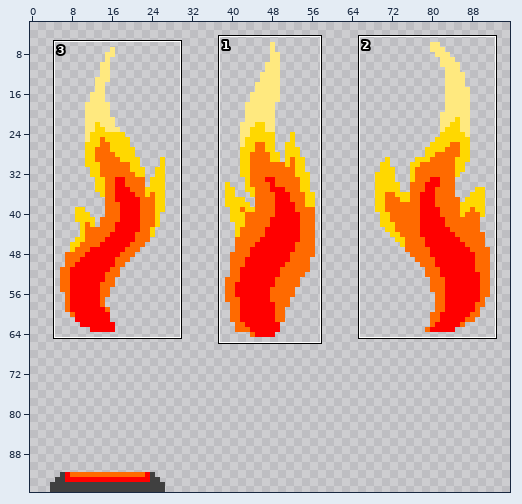
Two versions of one sprite sheet, Assets/Sprites/FireTrap.png. Above: a wide view before the commit, with the close-up outlined.
Close-up. Before the edit:
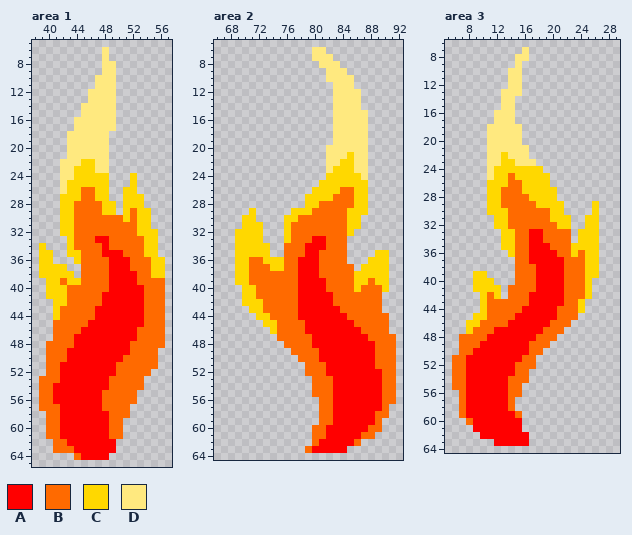
The file is 96x96 pixels. Colours within 5 levels of each other are drawn and written as one. Shown: area 1: x 38..57, y 5..65; area 2: x 66..92, y 5..64; area 3: x 5..29, y 6..64. The wide view leaves out empty margins. The commit also changed other parts of the picture, which this record leaves out.
Palette (. is transparent): A #ff0000  B #ff6a00  C #ffd800  D #ffe97f
Pixels before, area 1, first column x 39:
 6 .........D........
 7 .........D........
 8 .........DD.......
 9 .........DD.......
10 ........DDD.......
11 ........DDD.......
12 .......DDDD.......
13 .......DDDD.......
14 ......DDDDD.......
15 ......DDDDD.......
16 .....DDDDDD.......
17 .....DDDDDD.......
18 ....DDDDDD........
19 ....DDDDDD........
20 ....DDDDDD........
21 ....DDDDDD........
22 ...DDDCCDD........
23 ...DDCCCDD........
24 ...DDCCCCC...C....
25 ...DCCCCCC...C....
26 ...DCCBBCC..CC....
27 ...CCCBBCC..CCC...
28 ...CCBBBBCC.CCC...
29 ...CCBBBBCC.CBCC..
30 ...CCBBBBBBBCBCC..
31 ...CCBBBBBBBBBCC..
32 ...CCBBBBBBBBBCCC.
33 ....CBBBAABBBBBCC.
34 C...CBBBBABBBBBCC.
35 CC..CCBBBAAABBBCC.
36 CC...CBBBBAAABBBCC
37 CCCC..BBBBAAABBBCC
38 CCCCC.BBBBAAAABBCC
39 .CCBCCBBBBAAAABBBB
40 .CCCBBBBBBAAAAABBB
41 .CCCBBBBBAAAAAABBB
42 ..CCBBBBBAAAAAABBB
43 ..CBBBBBAAAAAAABBB
44 ..CBBBBBAAAAAAABBB
45 ..BBBBBAAAAAAAABBB
46 ..BBBBAAAAAAAABBBB
47 ..BBBAAAAAAAAABBBB
48 .BBBBAAAAAAAABBBBB
49 .BBBAAAAAAAAABBBB.
50 .BBBAAAAAAAABBBBB.
51 .BBAAAAAAAABBBBBB.
52 .BBAAAAAAAABBBBB..
53 BBBAAAAAAABBBBB...
54 BBAAAAAAAABBBBB...
55 BBAAAAAAABBBBB....
56 BBAAAAAAABBBBB....
57 BBBAAAAAABBBB.....
58 .BBAAAAAAABBB.....
59 .BBAAAAAAABB......
60 .BBAAAAAAABB......
61 .BBAAAAAAABB......
62 ..BBAAAAAAA.......
63 ..BBBAAAAAA.......
64 .....BAAAA........
Pixels before, area 2, first column x 69:
 6 ...........DD..........
 7 ...........DDD.........
 8 ............DDD........
 9 .............DDD.......
10 .............DDDD......
11 ..............DDD......
12 ..............DDDD.....
13 ..............DDDD.....
14 ..............DDDD.....
15 ..............DDDDD....
16 ..............DDDDD....
17 ..............DDDDD....
18 ..............DDDDD....
19 ..............DDDDD....
20 .............DDDDDD....
21 .............DDDCDD....
22 .............DDCCDD....
23 .............DCCCDD....
24 .............CCCCCD....
25 ............CCCCCCC....
26 ...........CCCCBBCC....
27 ..........CCCCBBBCC....
28 ..........CCBBBBBCC....
29 ..C.....CCCBBBBBCCC....
30 .CC....CCBBBBBBBCC.....
31 .CCC...CBBBBBBBBCC.....
32 CCCC...CBBBBBBBBC......
33 CCCC...CBBBAABBB.......
34 CCCCC..BBBAAABBB.......
35 CCCCC..BBBAABBBB....CC.
36 CCBBCCCBBAAABBBB...CCC.
37 CCBBBCCBBAAABBBBB.CCCC.
38 CCBBBBBBBAAABBBBBCCCCC.
39 CCBBBBBBBAAAABBBBCCBCC.
40 .CCBBBBBBAAAABBBBCBBBC.
41 .CCBBBBBBAAAAABBBBBBB..
42 .CCCBBBBBAAAAABBBBBBB..
43 ..CCBBBBBAAAAAABBBBBB..
44 ...CCBBBBAAAAAAABBBBBB.
45 ....CCBBBBAAAAAAABBBBB.
46 .....CBBBBAAAAAAAABBBB.
47 ......BBBBBAAAAAAAABBBB
48 .......BBBBAAAAAAAAABBB
49 ........BBBBAAAAAAAABBB
50 .........BBBAAAAAAAABBB
51 ..........BBBAAAAAAABBB
52 ..........BBBAAAAAAAABB
53 ...........BBBAAAAAAABB
54 ...........BBBAAAAAAABB
55 ...........BBBAAAAAAABB
56 ............BBAAAAAAABB
57 ............BBAAAAAAAB.
58 ............BBAAAAAABB.
59 ............BBAAAAAAB..
60 ...........BBAAAAAABB..
61 ...........BBAAAAABB...
62 ...........BAAAAAB.....
63 ..........BAAAAA.......
Pixels before, area 3, first column x 6:
 7 ..........D..........
 8 .........DD..........
 9 .........D...........
10 ........DD...........
11 ........DD...........
12 ........DD...........
13 .......DDD...........
14 .......DD............
15 .......DD............
16 ......DDD............
17 ......DDD............
18 .....DDDDD...........
19 .....DDDDD...........
20 .....DDDDD...........
21 .....DDDDDD..........
22 .....DDCDDD..........
23 .....DDCCDDD.........
24 .....DCCCCCCC........
25 .....DCCBCCCCC.......
26 .....CCCBBCCCC.......
27 .....CCBBBCCCCC......
28 .....CCBBBBCCCC......
29 .....CCBBBBBCCCC....C
30 .....CCCBBBBBBCC....C
31 ......CCBBBBBBCCC..CC
32 ......CCBBBBBBBCC..CC
33 .......CCBBAABBBB.CCC
34 .......CCBBAABBBB.CCC
35 .......CCBBAAABBBCCCC
36 ........CBBAAAABBCBCC
37 .........BBAAAAABBBCC
38 .........BBBAAAABBBCC
39 ...CC....BBBAAAABBBCC
40 ...CCC...BBBAAAABBBC.
41 ...CCCC.BBBBAAAABBBC.
42 ....CBC.BBBAAAAABBBC.
43 ....CBBBBBBAAAAABBC..
44 ....CBBBBBAAAAABBBC..
45 ...CCBBBBAAAAAABBB...
46 ..CCBBBBAAAAAABBB....
47 ..CBBBAAAAAAABBB.....
48 .BBBBAAAAAAABBB......
49 .BBBAAAAAAABBB.......
50 .BBAAAAAAAABB........
51 BBAAAAAAAABB.........
52 BBAAAAAAABBB.........
53 BBAAAAAAABB..........
54 BBAAAAAABBB..........
55 BBAAAAAABB...........
56 .BAAAAAABB...........
57 .BAAAAAAB............
58 .BAAAAAAB............
59 .BAAAAAAAB...........
60 ..BAAAAAAA...........
61 ...AAAAAAA...........
62 ....AAAAAAA..........
63 ......AAAAA..........
And afterwards:
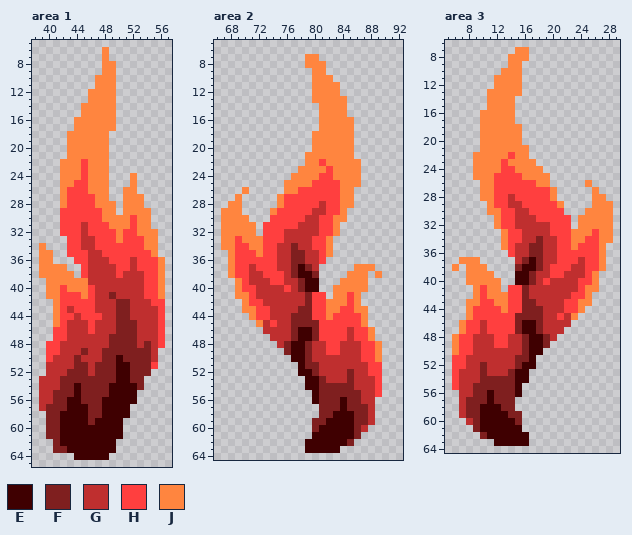
Colours new in this view: E #3f0001  F #7f1f1f  G #bf2f2f  H #ff3f3f  J #ff853f
Diff:
Changed rows in their new state; - is an unchanged pixel.
Area 1:
first column x 39:
 6 ---------J--------
 7 ---------J--------
 8 ---------JJ-------
 9 ---------JJ-------
10 --------JJJ-------
11 --------JJJ-------
12 -------JJJJ-------
13 -------JJJJ-------
14 ------JJJJJ-------
15 ------JJJJJ-------
16 -----JJJJJJ-------
17 -----JJJJJJ-------
18 ----JJJJJJ--------
19 ----JJJJJJ--------
20 ----JJJJJJ--------
21 ----JJJJJJ--------
22 ---JJJHJJJ--------
23 ---JJJHJJJ--------
24 ---JJJHJJJ---J----
25 ---JJHHJJJ---J----
26 ---JHHHJJJ--JJ----
27 ---JHHHHJJ--JJJ---
28 ---JHHHHJJJ-JJJ---
29 ---HHHHHHJJ-JJJJ--
30 ---HHHHHHJJJJHJJ--
31 ---HHHGHHHJJJHJJ--
32 ---HHHGHHHHJHHJJJ-
33 ----HHGGHHHJHHHJJ-
34 J---HHGGHHHHHHHJJ-
35 JJ--HHHGGHHHHHHHJ-
36 JJ---HHGGGHHHGHHHJ
37 JJJJ--HGGGGHHGHHHJ
38 JJJJJ-HGGGGHGGGHHJ
39 -JJJJJJGGGGGGGGHHJ
40 -JJHJJJHGGGGGGGHHJ
41 -JJHHHJHGGFGGGGHHJ
42 --JHHHHHGGGFFGGGHH
43 --JHGHHHGGGFFGGGGH
44 --JHHGHHHGGFFGGGGH
45 --JHGGGHGGGFFFGGGH
46 --HHGGGHGGGFFFGGGH
47 --HHGGGGGGFFFFGGGH
48 -HHGGGGGGGFFFFGFGH
49 -HHGGGFGGFFFFFFFG-
50 -HGGGFGGGFFEFFFFG-
51 -GGGGFFGFFFEEFFFH-
52 -GGGFFFGFFFEEFFF--
53 GGGFFFFFFFFEEFF---
54 GGGFFEFFFFEEEEF---
55 GGFFFEFFFFEEEE----
56 GGFFEEFFFEEEEE----
57 GFFFEEEFFEEEE-----
58 -FFEEEEFFEEEE-----
59 -FFEEEEFEEEE------
60 -FFEEEEEEEEE------
61 -FFEEEEEEEEE------
62 --FEEEEEEEE-------
63 --FFEEEEEEE-------
64 -----EEEEE--------
Area 2:
first column x 67:
 6 -------------..----------
 7 ------------JJ..---------
 8 ------------JJJ..--------
 9 -------------JJ...-------
10 -------------JJJ...------
11 -------------JJJJ..------
12 -------------JJJJ...-----
13 -------------JJJJJ..-----
14 --------------JJJJ..-----
15 --------------JJJJ...----
16 --------------JJJJJ..----
17 --------------JJJJJ..----
18 -------------JJJJJJ..----
19 -------------JJJJJJ..----
20 -------------JJJJJJ..----
21 ------------JJJJJJJ..----
22 ------------JJHJJJJJ.----
23 -----------JJJJHJJJJ.----
24 ----------JJJJHHJJJJ.----
25 ---------JJJJHHHHJJJ.----
26 ---J-----JJHHHHHHJJ..----
27 --J-----JHHHHHHHHJJ..----
28 -JJ-----JHHHHHGHHJJ..----
29 JJJ-.--JHHHHHGGHHJ...----
30 JJJJ.--HHHHHGGHHJJ..-----
31 JJJJJ.HHHHHGGGHHJ...-----
32 JJJJJ.HHHGGGGGHHJ..------
33 JJHJJJHHHGGGGHHJ..-------
34 JJHHJJHHGGFGGHHJ..-------
35 -JHHHJHHGGFFGGHJ..----..-
36 -JHHHHHHGGFFGGH...---...-
37 -JHHGHHHGGFEFG.....JJJ..-
38 -JHHGGHHHGFEEF....JJJ.J.-
39 --JHGGGHHGGFEE...JJJJ...-
40 --JHHGGGGHGFEE..JJJJJ...-
41 --JJHGGGGGGGFHH.JJHJ...--
42 ---JHHGGGGGGFHHJJJHJ...--
43 ---JJHHGGGGFFHHJJHHJJ..--
44 ----JHHGGGFFFHHJHHHHJ...-
45 -----JGHGGFFFFHHHHHHJ...-
46 ------GGGGFEEFHHHHGHHJ..-
47 -------GGGFEEFHHHHGHHJ...
48 --------GFEEFGGHHGGGHHJ..
49 ---------FEEFGGHHGGGHHJ..
50 ----------EEFGGGGGGGHHJ..
51 -----------EFFGGGGGGGHH..
52 -----------EEFGGGGFGGHH..
53 ------------EEFGGGFGGGH..
54 ------------EEFFFFFGGGH..
55 -------------EFFFFFFGGH..
56 -------------EFFFEFFGG...
57 --------------FFFEFFFG..-
58 --------------FFEEEFFG..-
59 -------------FFEEEEFFG.--
60 -------------FEEEEEFG..--
61 -------------EEEEEEF..---
62 ------------EEEEEEF.-----
63 ------------EEEEE.-------
Area 3:
first column x 6:
 7 ---------JJ------------
 8 --------JJJ------------
 9 --------JJ-------------
10 -------JJJ-------------
11 ------JJJJ-------------
12 ------JJJJ-------------
13 -----JJJJJ-------------
14 -----JJJJ--------------
15 -----JJJJ--------------
16 ----JJJJJ--------------
17 ----JJJJJ--------------
18 ----JJJJJJ-------------
19 ----JJJJJJ-------------
20 ----JJJJJJ-------------
21 ----JJJJJJJ------------
22 ---JJJJJHJJ------------
23 ---JJJJHJJJJ-----------
24 ---JJJJHHJJJJ----------
25 ---JJJHHHHJJJJ---------
26 ----JJHHHHHHJJ-----J---
27 ----JJHHHHHHHHJ-----J--
28 ----JJHHGHHHHHJ-----JJ-
29 -----JHHGGHHHHHJ----JJJ
30 -----JJHHGGHHHHH---JJJJ
31 ------JHHGGGHHHHH-JJJJJ
32 ------JHHGGGGGHHH-JJJJJ
33 -------JHHGGGGHHHJJJHJJ
34 -------JHHGGFGGHHJJHHJJ
35 -------JHGGFFGGHHJHHHJ-
36 --------HGGFFGGHHHHHHJ-
37 -JJJ-----GFEFGGHHHGHHJ-
38 J-JJJ----FEEFGHHHGGHHJ-
39 --JJJJ---EEFGGHHGGGHJ--
40 --JJJJJ--EEFGHGGGGHHJ--
41 ---JHJJ-HHFGGGGGGGHJJ--
42 ---JHJJJHHFGGGGGGHHJ---
43 --JJHHJJHHFFGGGGHHJJ---
44 --JHHHHJHHFFFGGGHHJ----
45 --JHHHHHHFFFFGGHGJ-----
46 -JHHGHHHHFEEFGGGG------
47 -JHHGHHHHFEEFGGG-------
48 JHHGGGHHGGFEEFG--------
49 JHHGGGHHGGFEEF---------
50 JHHGGGGGGGFEE----------
51 HHGGGGGGGFFE-----------
52 HHGGFGGGGFEE-----------
53 HGGGFGGGFEE------------
54 HGGGFFFFFEE------------
55 HGGFFFFFFE-------------
56 -GGFFEFFFE-------------
57 -GFFFEFFF--------------
58 -GFFEEEFF--------------
59 -GFFEEEEFF-------------
60 --GFEEEEEF-------------
61 ---FEEEEEE-------------
62 ----FEEEEEE------------
63 ------EEEEE------------
Where, in picture pixels (left, top, right, bottom), the same in both close-ups:
changed: (39, 47, 165, 460)
changed: (221, 47, 396, 453)
changed: (452, 47, 613, 446)
